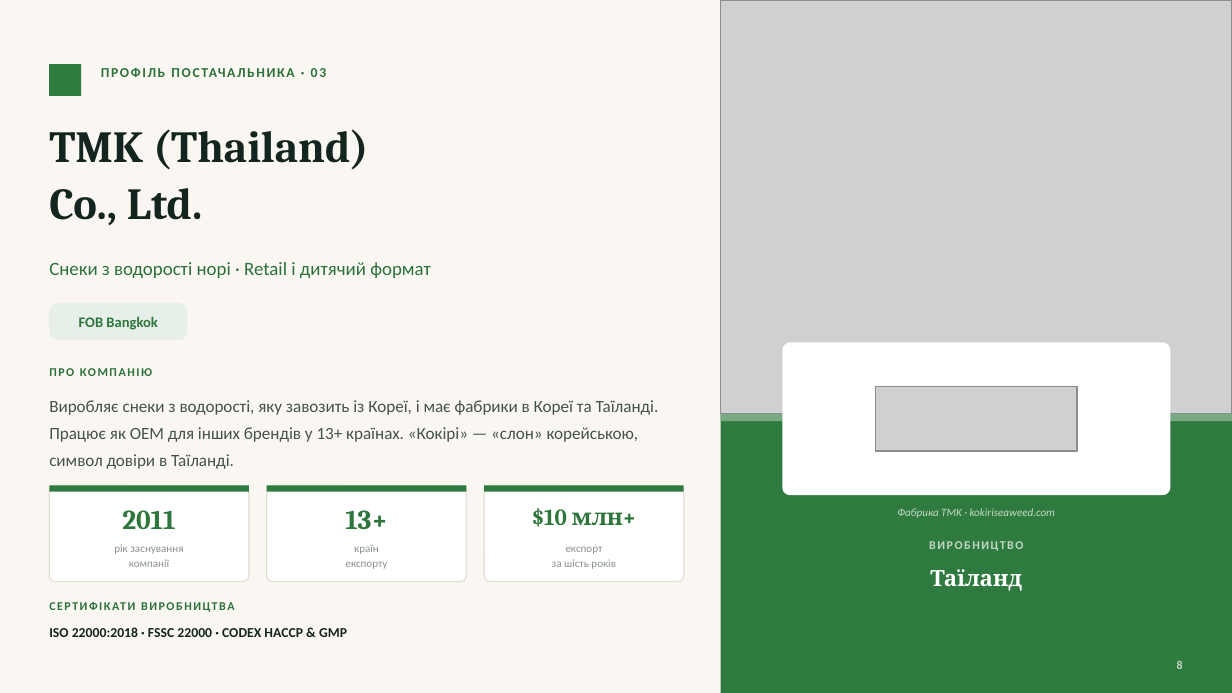
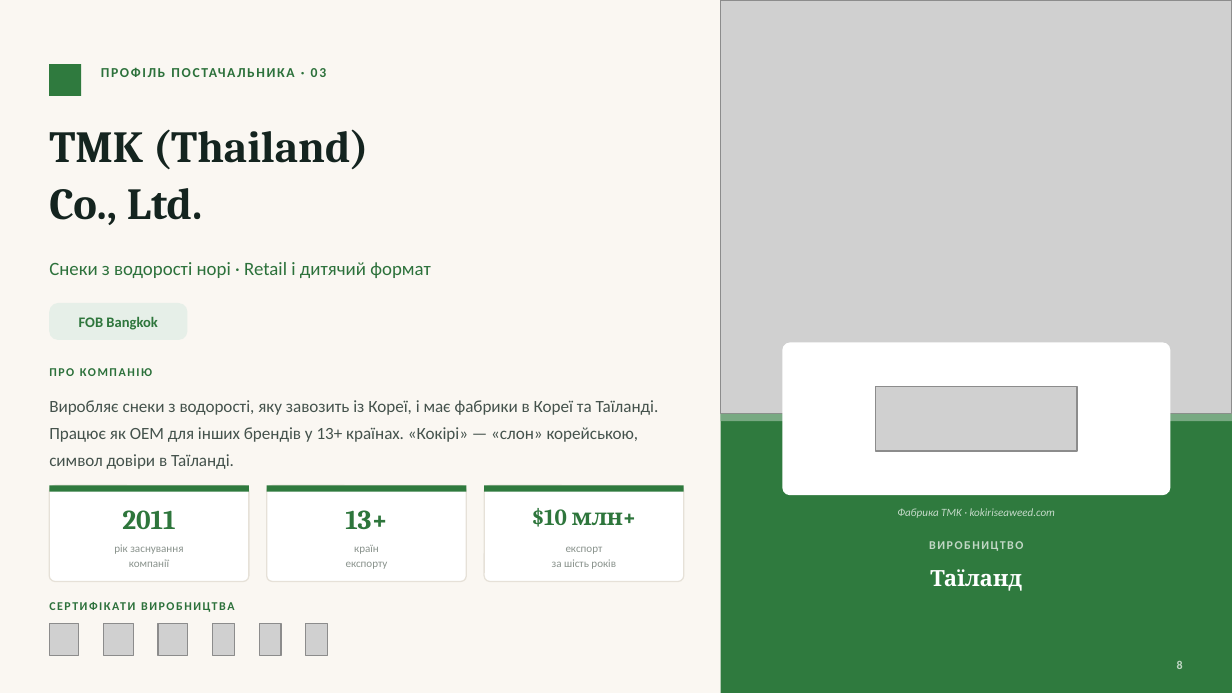
Before and after one commit to IllyaChaplygin/Chaplygin-Illya, a slide deck: slide 8 of presentation/Постачальники_снеків_собівартість.pptx. Drawn at 1232x693 pixels with LibreOffice and Linux fonts; fonts in the diff are those of the drawing; grey boxes stand for pictures. Boxes give left, top, right and bottom in pixels: in the first picture for what was removed or moved away, otherwise in the second. Text is boxed around its words. In the diff, an @@ line names an element or a change of style, - is before the commit and + after.

```diff
--- a/presentation/Постачальники_снеків_собівартість.pptx
+++ b/presentation/Постачальники_снеків_собівартість.pptx
@@ text removed at [49,627,347,637] @@
-ISO 22000:2018 · FSSC 22000 · CODEX HACCP & GMP
@@ picture added at [49,623,79,655] @@
@@ picture added at [103,623,133,655] @@
@@ picture added at [158,623,187,655] @@
@@ picture added at [212,623,234,655] @@
@@ picture added at [260,623,281,655] @@
@@ picture added at [306,623,328,655] @@
```
Also in this commit, not shown: 4 other slides changed, 18 other files.
